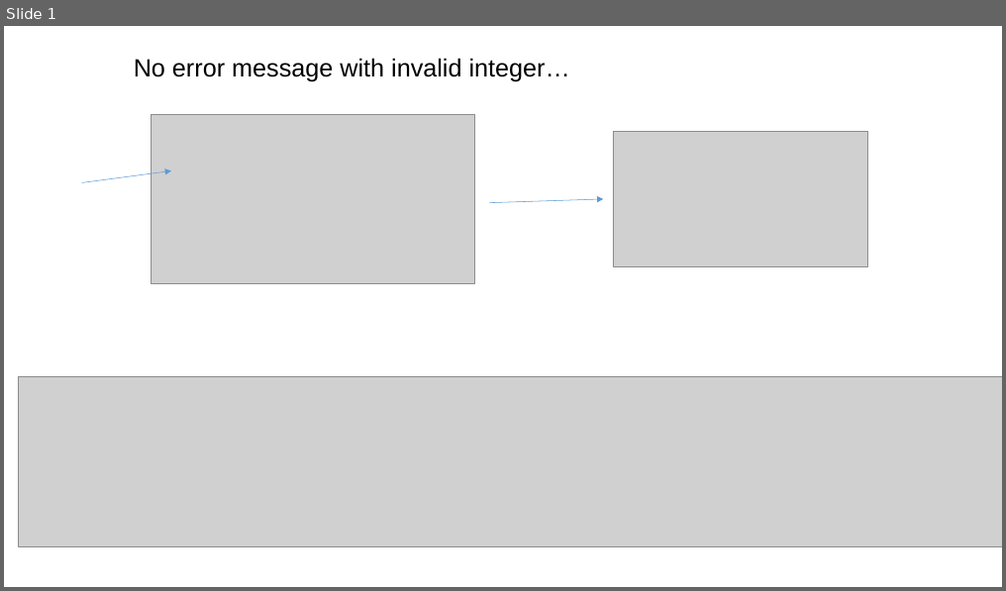
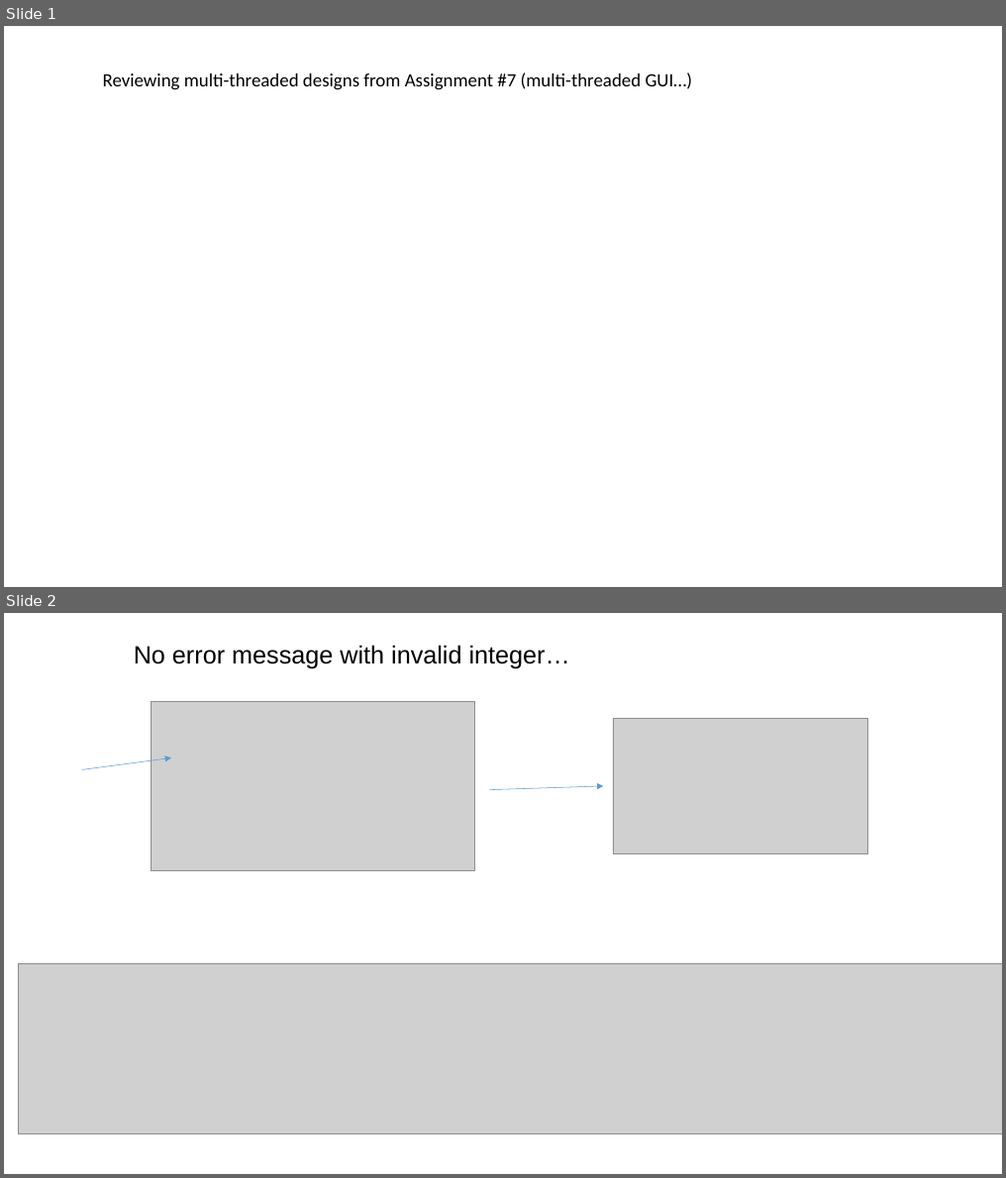
Before and after one commit to afodor/afodor.github.io, a slide deck: classes/prog2016/Lab07Review.pptx. Shown one above the other, each under a label of ours: slide 1 before the commit, slides 1 and 2 after it. The pictures are 1006x591 and 1006x1178 pixels, drawn with LibreOffice and Linux fonts; fonts in the diff are those of the drawing; grey boxes stand for pictures. Boxes give left, top, right and bottom in pixels: in the first picture for what was removed or moved away, otherwise in the second. Text is boxed around its words. In the diff, an @@ line names an element or a change of style, - is before the commit and + after.

Commit message:
towards lab 7 review... (still need screenshots)

```diff
--- a/classes/prog2016/Lab07Review.pptx
+++ b/classes/prog2016/Lab07Review.pptx
@@ slide 1 added at <box>4,26,1002,587</box>, background #FFFFFF @@
@@ text added at <box>103,73,693,90</box>, 18 pt, text #000000 @@
+Reviewing multi-threaded designs from Assignment #7 (multi-threaded GUI…)
@@ what was slide 1 is now slide 2 @@
```
Also in this commit, not shown: 1 slide changed, 7 other slides added, 1 slide removed.
